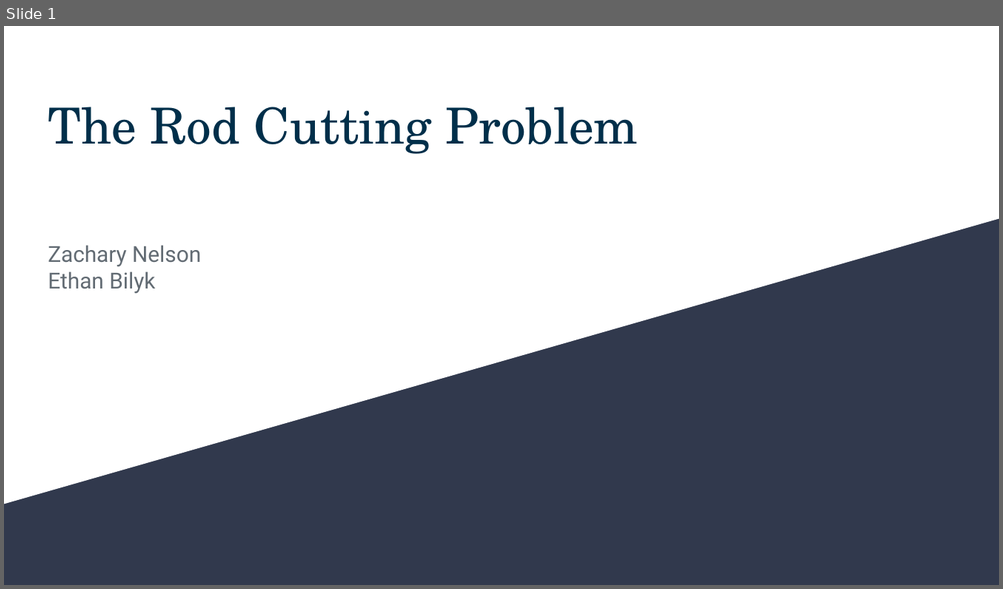
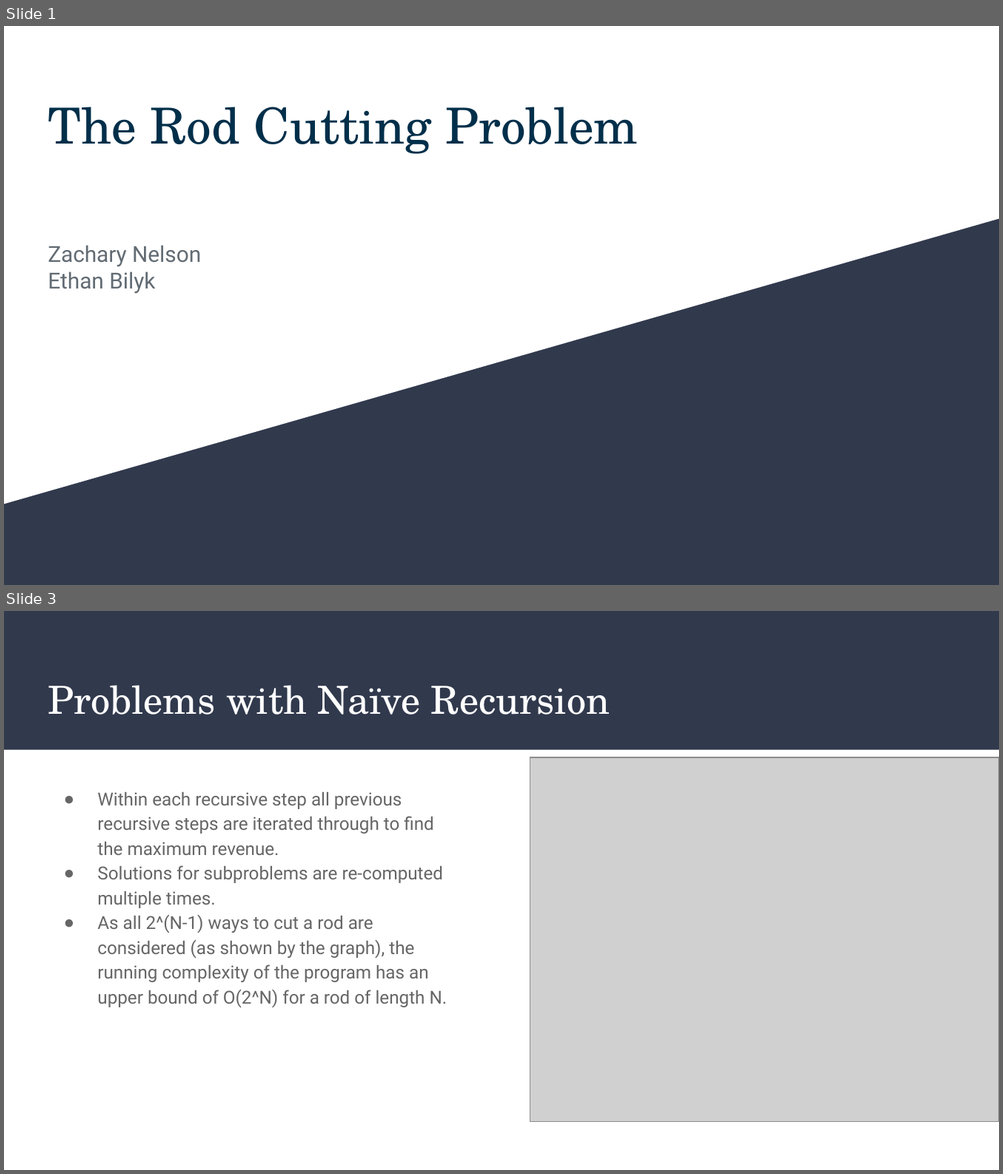
Before and after one commit to Primeeight/C311-Project, a slide deck: doc/The Rod Cutting Problem.pptx. Shown one above the other, each under a label of ours: slide 1 before the commit, slides 1 and 3 after it; the slides between them are not shown. The pictures are 1003x589 and 1003x1174 pixels, drawn with LibreOffice and Linux fonts; fonts in the diff are those of the drawing; grey boxes stand for pictures. Boxes give left, top, right and bottom in pixels: in the first picture for what was removed or moved away, otherwise in the second. Text is boxed around its words. In the diff, an @@ line names an element or a change of style, - is before the commit and + after.

```diff
--- a/doc/The Rod Cutting Problem.pptx
+++ b/doc/The Rod Cutting Problem.pptx
@@ slide 3 added at (4,611,999,1170), background #FFFFFF @@
@@ rectangle added at (4,611,999,750), fill #31394D @@
@@ title added at (48,685,609,715), 28 pt, text #FFFFFF @@
+Problems with Naïve Recursion
@@ picture added at (529,758,999,1122) @@
@@ text added at (97,792,447,1008), 13 pt, text #666666 @@
+● Within each recursive step all previous recursive steps are iterated through to find the maximum revenue.
+● Solutions for subproblems are re-computed multiple times.
+● As all 2^(N-1) ways to cut a rod are considered (as shown by the graph), the running complexity of the program has an upper bound of O(2^N) for a rod of length N.
```
Also in this commit, not shown: 11 other slides added, 1 other file.
